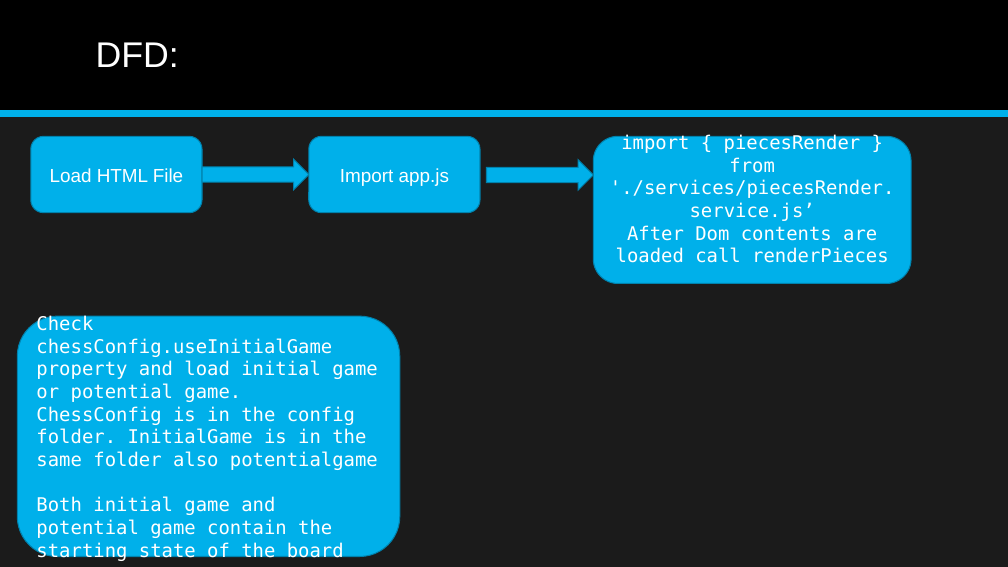
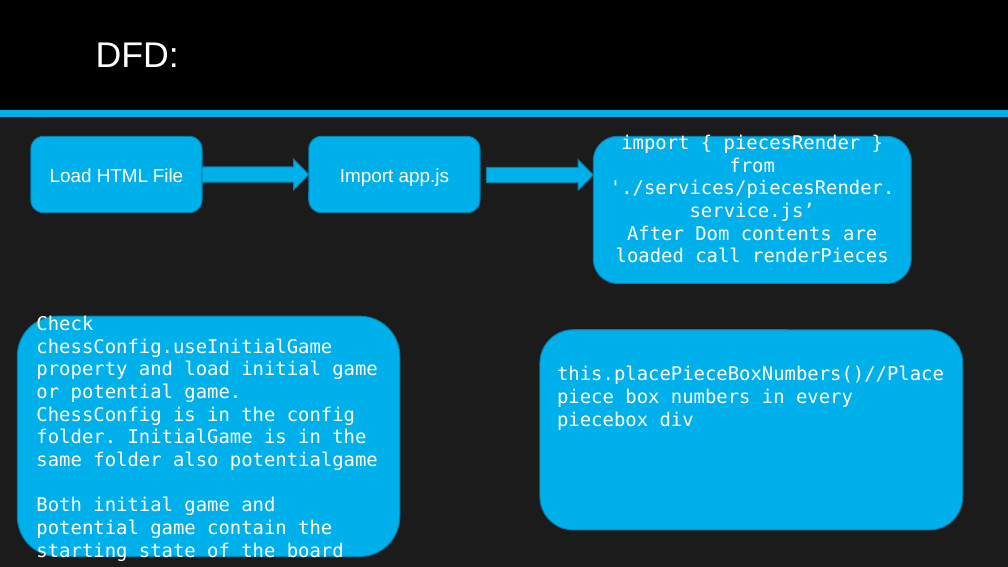
Before and after one commit to coolboyshubham/TheChessProject, a slide deck: slide 16 of The Chess Project.pptx (slide 13 before the commit). Drawn at 1008x567 pixels with LibreOffice and Linux fonts; fonts in the diff are those of the drawing. Boxes give left, top, right and bottom in pixels: in the first picture for what was removed or moved away, otherwise in the second. Text is boxed around its words. In the diff, an @@ line names an element or a change of style, - is before the commit and + after.

```diff
--- a/The Chess Project.pptx
+++ b/The Chess Project.pptx
@@ rounded rectangle added at (540,330,963,530), fill #00B0EA, outline #0082AD 1 pt, 18 pt, text #FFFFFF @@
+this.placePieceBoxNumbers()//Place piece box numbers in every piecebox div
```
Also in this commit, not shown: 4 other slides changed, 8 slides added, 4 slides removed, 10 other files.
